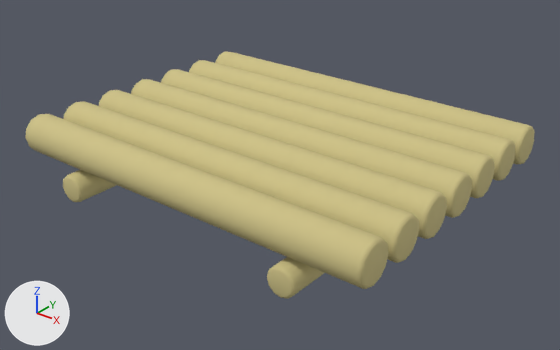
Before and after pictures for a commit that changed the FBX model assets/items/Bamboo Raft.fbx.
Both versions are drawn from a 50 mm camera at (1.559, -1.943, 1.066) aimed at (0.025, -0.026, -0.123). The lights are fixed; the arrows at lower left show +X, +Y and +Z. The picture after the commit comes second.

Objects in the first picture: 'Beam_0', 'Beam_1', 'Pole_0', 'Pole_1', 'Pole_2', 'Pole_3', 'Pole_4', 'Pole_5', 'Pole_6'.
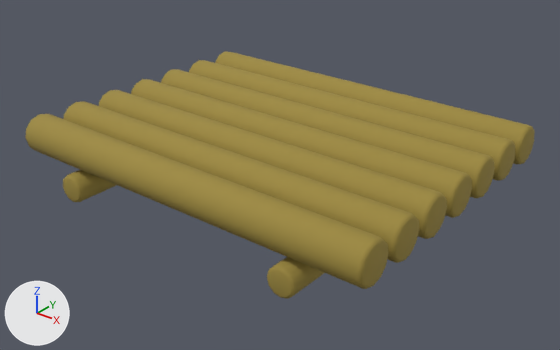
Where the newer file only moved an object's origin or applied its transform, the numbers keep the older frame.

The change in detail:
Picture 'Bamboo_Raft_Pole_4_mat_flat' (img_bamboo_raft_pole_4_mat_flat) is new.
Picture 'Bamboo_Raft_Pole_0_mat_flat' (img_bamboo_raft_pole_0_mat_flat) is new.
Picture 'Bamboo_Raft_Pole_3_mat_flat' (img_bamboo_raft_pole_3_mat_flat) is new.
Picture 'Bamboo_Raft_Pole_5_mat_flat' (img_bamboo_raft_pole_5_mat_flat) is new.
Picture 'Bamboo_Raft_Beam_0_mat_flat' (img_bamboo_raft_beam_0_mat_flat) is new.
Picture 'Bamboo_Raft_Pole_2_mat_flat' (img_bamboo_raft_pole_2_mat_flat) is new.
Picture 'Bamboo_Raft_Beam_1_mat_flat' (img_bamboo_raft_beam_1_mat_flat) is new.
Picture 'Bamboo_Raft_Pole_6_mat_flat' (img_bamboo_raft_pole_6_mat_flat) is new.
Picture 'Bamboo_Raft_Pole_1_mat_flat' (img_bamboo_raft_pole_1_mat_flat) is new.
In material 'Beam_0_mat' (mat_beam_0_mat), base_color is no longer (0.62, 0.54, 0.24), beige #cec286.
In material 'Beam_0_mat' (mat_beam_0_mat), texture is now set to img_bamboo_raft_beam_0_mat_flat, with its transparency.
In material 'Pole_4_mat' (mat_pole_4_mat), base_color is no longer (0.62, 0.54, 0.24), beige #cec286.
In material 'Pole_4_mat' (mat_pole_4_mat), texture is now set to img_bamboo_raft_pole_4_mat_flat, with its transparency.
In material 'Pole_3_mat' (mat_pole_3_mat), base_color is no longer (0.62, 0.54, 0.24), beige #cec286.
In material 'Pole_3_mat' (mat_pole_3_mat), texture is now set to img_bamboo_raft_pole_3_mat_flat, with its transparency.
In material 'Pole_6_mat' (mat_pole_6_mat), base_color is no longer (0.62, 0.54, 0.24), beige #cec286.
In material 'Pole_6_mat' (mat_pole_6_mat), texture is now set to img_bamboo_raft_pole_6_mat_flat, with its transparency.
In material 'Pole_5_mat' (mat_pole_5_mat), base_color is no longer (0.62, 0.54, 0.24), beige #cec286.
In material 'Pole_5_mat' (mat_pole_5_mat), texture is now set to img_bamboo_raft_pole_5_mat_flat, with its transparency.
In material 'Pole_0_mat' (mat_pole_0_mat), base_color is no longer (0.62, 0.54, 0.24), beige #cec286.
In material 'Pole_0_mat' (mat_pole_0_mat), texture is now set to img_bamboo_raft_pole_0_mat_flat, with its transparency.
In material 'Pole_2_mat' (mat_pole_2_mat), base_color is no longer (0.62, 0.54, 0.24), beige #cec286.
In material 'Pole_2_mat' (mat_pole_2_mat), texture is now set to img_bamboo_raft_pole_2_mat_flat, with its transparency.
In material 'Pole_1_mat' (mat_pole_1_mat), base_color is no longer (0.62, 0.54, 0.24), beige #cec286.
In material 'Pole_1_mat' (mat_pole_1_mat), texture is now set to img_bamboo_raft_pole_1_mat_flat, with its transparency.
In material 'Beam_1_mat' (mat_beam_1_mat), base_color is no longer (0.62, 0.54, 0.24), beige #cec286.
In material 'Beam_1_mat' (mat_beam_1_mat), texture is now set to img_bamboo_raft_beam_1_mat_flat, with its transparency.

Changed parts and their boxes [x1, y1, x2, y2] in the pictures (560 x 350 px):
'Pole_0', surface changed (beige to yellow)
    both: [25, 114, 388, 289]
'Pole_1', surface changed (beige to yellow)
    both: [64, 101, 419, 263]
'Pole_2', surface changed (beige to yellow)
    both: [99, 90, 447, 239]
'Pole_3', surface changed (beige to yellow)
    both: [131, 79, 472, 218]
'Pole_4', surface changed (beige to yellow)
    both: [161, 69, 495, 198]
'Pole_5', surface changed (beige to yellow)
    both: [189, 60, 515, 181]
'Pole_6', surface changed (beige to yellow)
    both: [215, 52, 535, 164]
'Beam_1', surface changed (beige to yellow)
    both: [267, 257, 324, 299]
'Beam_0', surface changed (beige to yellow)
    both: [63, 170, 116, 202]
